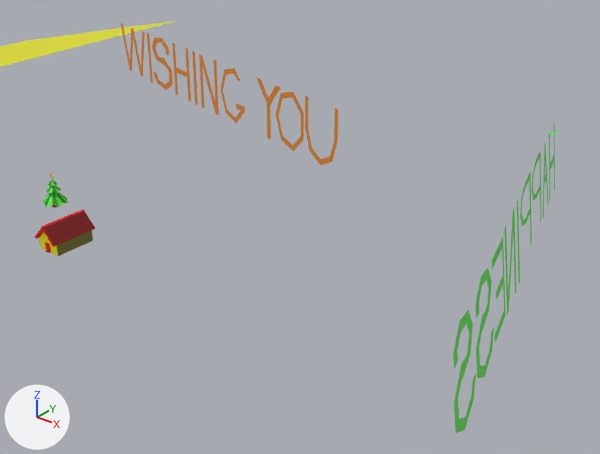
One commit to the Blender file scene.blend: the scene before it, then after it.
The view is the same before and after, from a 50 mm camera at (1030.0, -682.0, 534.0) aimed at (332.0, 191.0, -7.0). Lighting does not change. The marker at lower left points along +X, +Y and +Z.

In view in the first picture: 'happiness', 'scene', 'wishing-you'.
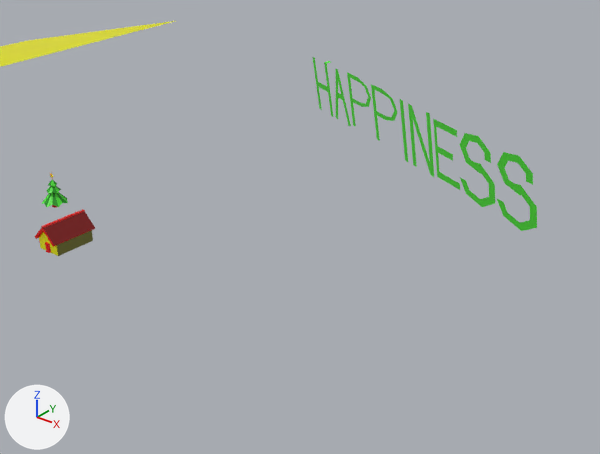
Diff of the bpy script that builds the scene:
```diff
--- a/scene.blend.py
+++ b/scene.blend.py
@@ ob_wishing_you @@
-ob_wishing_you = bpy.data.objects.new('wishing-you', me_wishing_you_002)
-ob_wishing_you.location = (-54.0, 370.0, 113.0)
-ob_wishing_you.rotation_euler = (1.573, 0.0, -3.406)  # degrees (90, 0, -195)
@@ ob_happiness @@
 ob_happiness = bpy.data.objects.new('happiness', me_happiness)
-ob_happiness.location = (697.0, 156.0, 113.0)
-ob_happiness.rotation_euler = (1.71, -0.0299, 4.993)  # degrees (98, -1.7, 286)
+ob_happiness.location = (369.0, 379.0, 113.0)
+ob_happiness.rotation_euler = (1.71, -0.0299, 5.8)  # degrees (98, -1.7, 332)
 ob_happiness.scale = (-1.0, 1.0, 1.0)
```

Where the change shows, as pixel boxes [x1, y1, x2, y2] in the pictures (600 x 454 px):
'happiness', moved, turned: before [453, 122, 557, 433]; after [313, 57, 537, 231]
'wishing-you', deleted (orange): before [121, 23, 338, 165]
